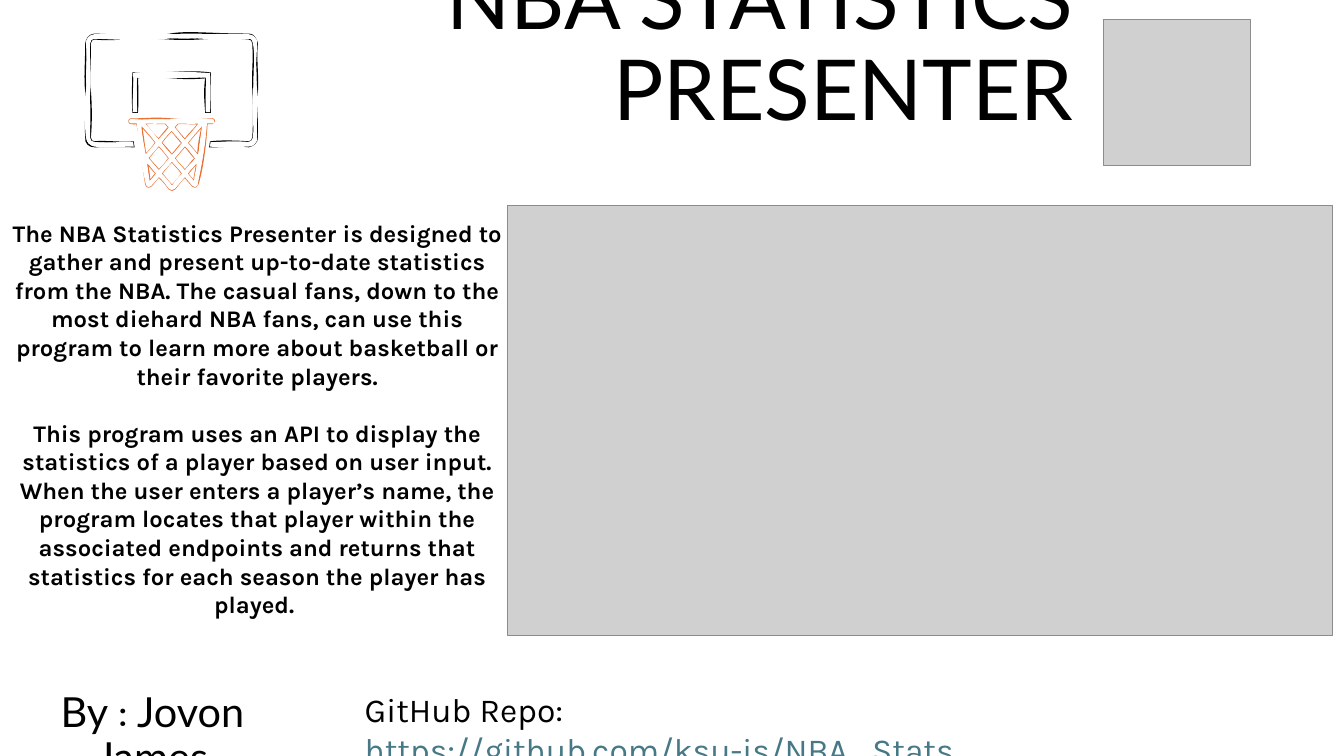
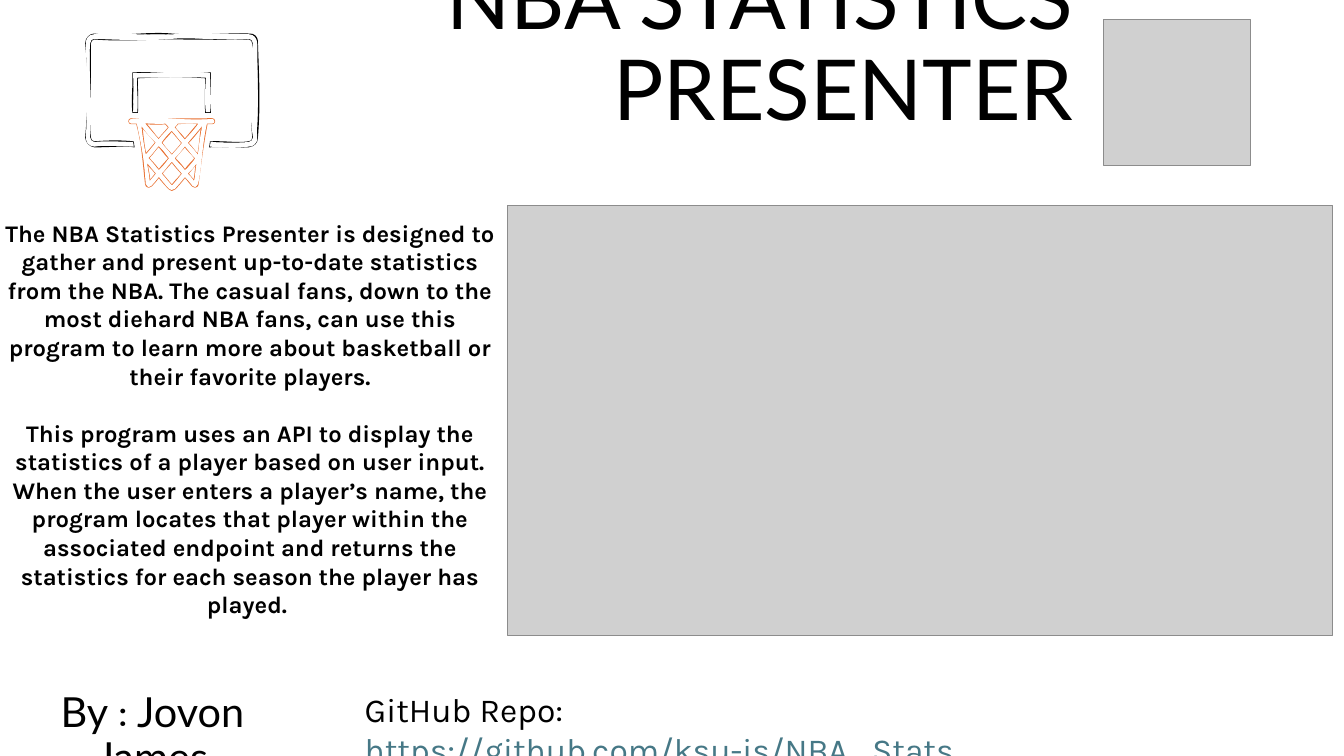
Before and after one commit to ksu-is/NBA_Stats, a slide deck: slide 1 of NBA Statistics Presenter.pptx. Drawn at 1344x756 pixels with LibreOffice and Linux fonts; fonts in the diff are those of the drawing; grey boxes stand for pictures; background and template pictures are left out. Boxes give left, top, right and bottom in pixels: in the first picture for what was removed or moved away, otherwise in the second. Text is boxed around its words. In the diff, an @@ line names an element or a change of style, - is before the commit and + after.

```diff
--- a/NBA Statistics Presenter.pptx
+++ b/NBA Statistics Presenter.pptx
@@ outline redrawn in 3 elements at bbox=[133, 74, 211, 113], bbox=[86, 34, 257, 146], bbox=[129, 119, 215, 191] @@
@@ text at bbox=[13, 425, 487, 619]: text changed @@
-This program uses an API to display the statistics of a player based on user input. When the user enters a player’s name, the program locates that player within the associated endpoints and returns that statistics for each season the player has played.
+This program uses an API to display the statistics of a player based on user input. When the user enters a player’s name, the program locates that player within the associated endpoint and returns the statistics for each season the player has played.
```
